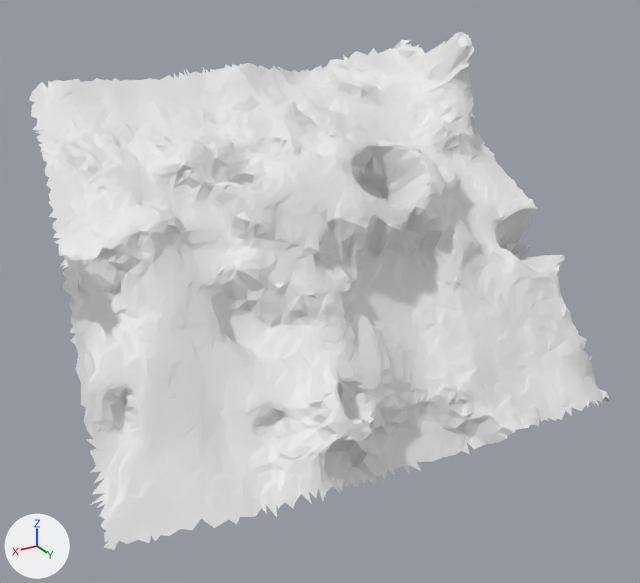
The glTF model moon small_tiles/tile_066.glb, before and after one commit.
The view is the same before and after, from a 50 mm lens placed at (5.75, 28.02, 23.68), pointed at (1.26, 20.54, 19.94). Every picture has the same lights, and +X, +Y and +Z are marked at lower left. The picture after the commit comes second. Vertices at exactly the same position are counted once.

Names of what the first picture shows: 't66'.
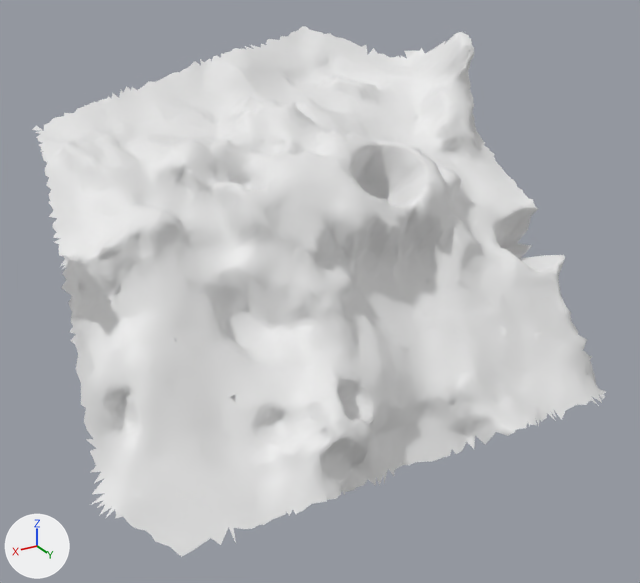
Boxes [x1, y1, x2, y2] around the edits, measured in the pictures (640 x 583 px; the box of a moved part takes in the faces that stretch with it):
't66', reshaped
    before: [29, 32, 611, 550]
    after: [32, 26, 606, 557]
part 1 of me_t66, moved or reshaped
    before: [29, 40, 421, 131]
    after: [186, 26, 368, 74]
part 2 of me_t66, moved or reshaped
    before: [101, 462, 421, 550]
    after: [155, 475, 383, 557]
part 3 of me_t66, deleted
    before: [462, 392, 611, 454]

The edits, one by one:
me_t66 is used by ob_t66; location (0.0, 0.0, 0.0).
me_t66 had 6485 vertices, 12570 faces and spanned x -1.42..4.2, y 18.07..22.5, z 18.44..22.37.
me_t66 now has 6544 vertices, 12703 faces and spans x -1.42..4.2, y 17.96..22.5, z 18.47..22.37.
me_t66 part 1: 123 vertices removed from x -1.22..3.54, y 18.07..18.85, z 21.65..22.17; 183 vertices added at x -0.73..1.66, y 17.96..18.43, z 21.9..22.34.
me_t66 part 2: 19 vertices removed from x 0.98..4.2, y 21.73..22.07, z 18.44..18.86; 31 vertices added at x 1.51..3.73, y 22.0..22.35, z 18.48..18.76.
me_t66 part 3: 13 vertices removed from x -1.38..0.41, y 22.13..22.5, z 18.5..18.86.
